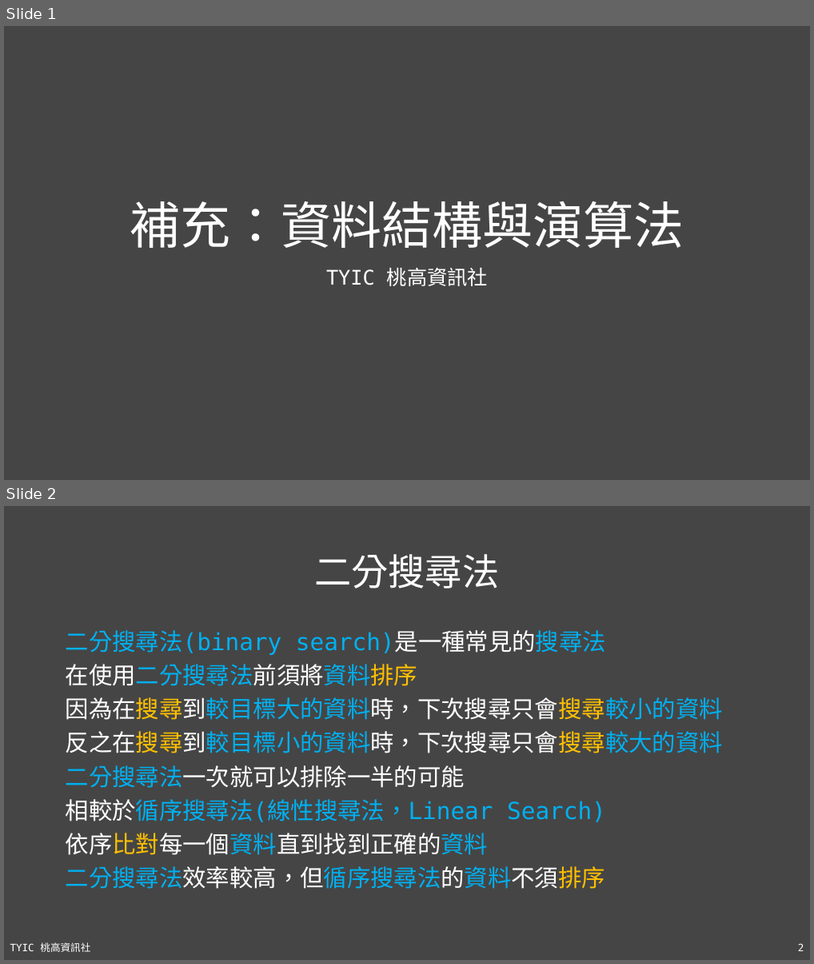
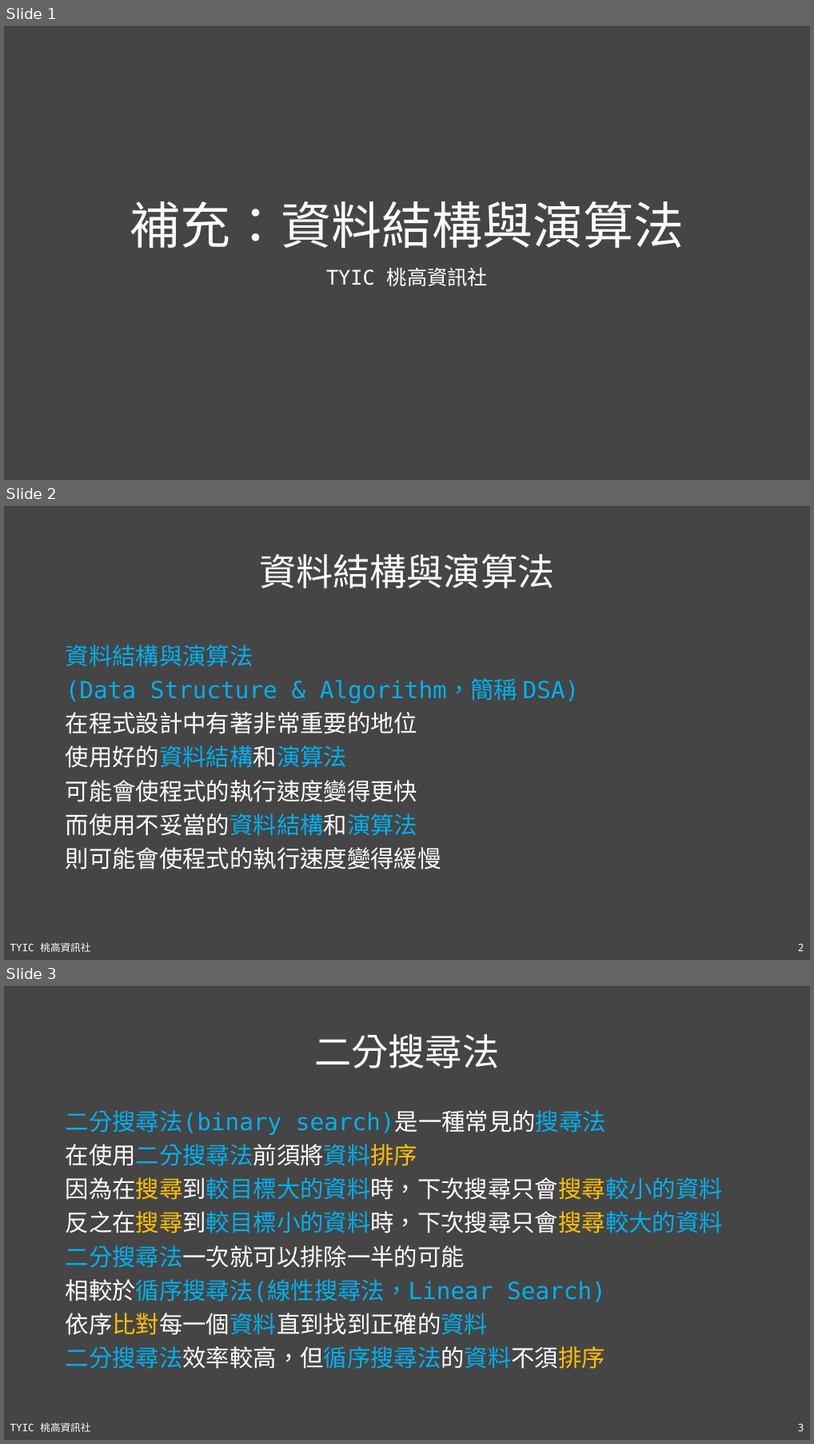
Before and after one commit to TYSHIC/slides, a slide deck: ppt/99_補充：資料結構與演算法.pptx. Shown one above the other, each under a label of ours: slides 1 and 2 before the commit, slides 1, 2 and 3 after it. The pictures are 814x964 and 814x1444 pixels, drawn with LibreOffice and Linux fonts; fonts in the diff are those of the drawing. Boxes give left, top, right and bottom in pixels: in the first picture for what was removed or moved away, otherwise in the second. Text is boxed around its words. In the diff, an @@ line names an element or a change of style, - is before the commit and + after.

```diff
--- a/ppt/99_補充：資料結構與演算法.pptx
+++ b/ppt/99_補充：資料結構與演算法.pptx
@@ slide 2 added at (4,506,810,960), background #454545; not listed: 2 template elements that a slide beside it also shows @@
@@ title added at (259,554,555,588), 44 pt, text #FFFFFF @@
+資料結構與演算法
@@ text added at (66,644,580,869), 28 pt, text #FFFFFF @@
+資料結構與演算法
+(Data Structure & Algorithm，簡稱 DSA)
+在程式設計中有著非常重要的地位
+使用好的資料結構和演算法
+可能會使程式的執行速度變得更快
+而使用不妥當的資料結構和演算法
+則可能會使程式的執行速度變得緩慢
@@ what was slide 2 is now slide 3 @@
@@ page number at (798,1423,805,1431): text changed @@
-2
+3
```
Also in this commit, not shown: 3 slides changed, 2 other slides added, 7 other files.
